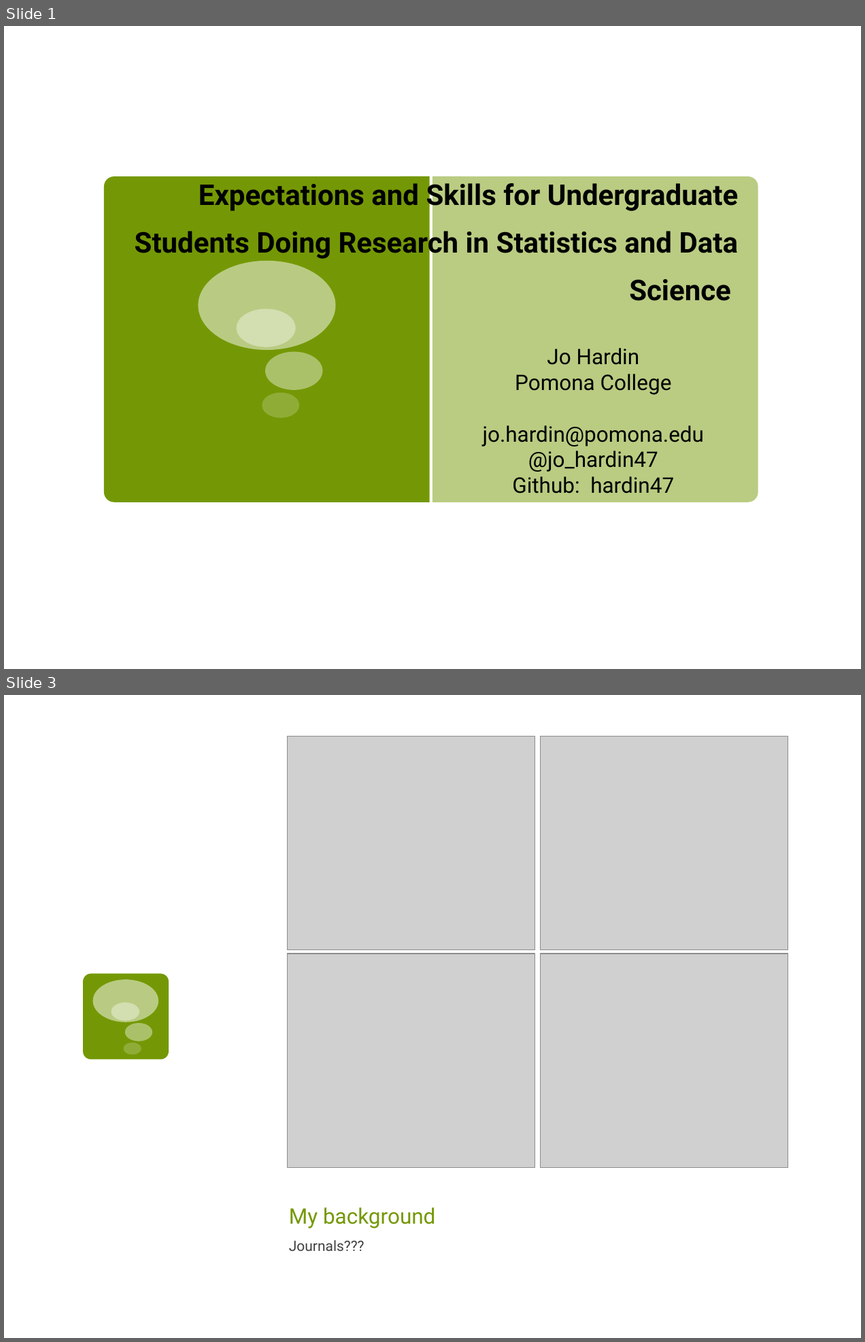
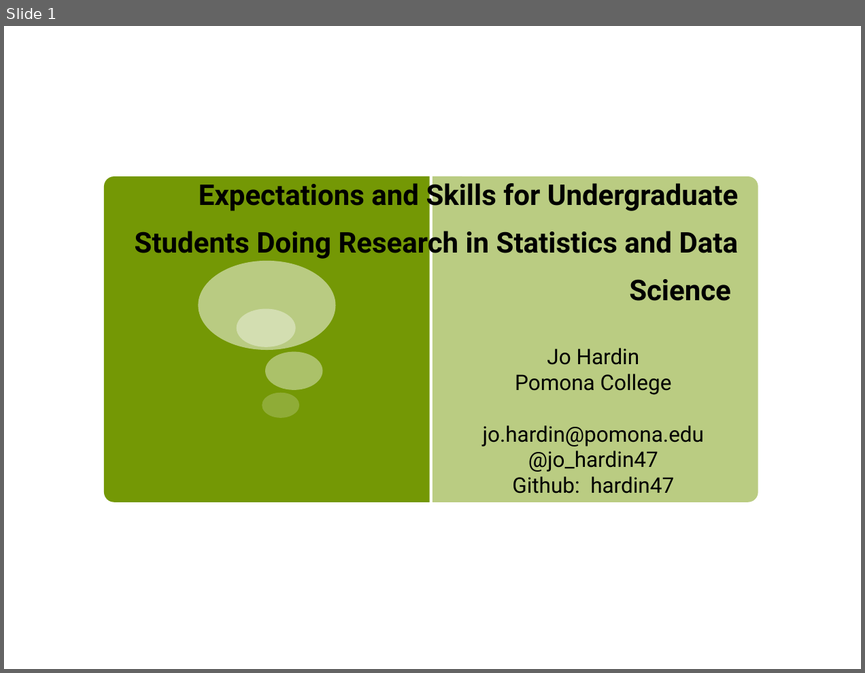
Before and after one commit to Amherst-Statistics/Modernizing-Undergrad-Stat-Curric, a slide deck: 03-hardin/skillsForResearch_JSM17_JoHardin.pptx. Shown one above the other, each under a label of ours: slides 1 and 3 before the commit, slide 1 after it; the slides between them are not shown. The pictures are 865x1342 and 865x673 pixels, drawn with LibreOffice and Linux fonts; fonts in the diff are those of the drawing; grey boxes stand for pictures. Boxes give left, top, right and bottom in pixels: in the first picture for what was removed or moved away, otherwise in the second. Text is boxed around its words. In the diff, an @@ line names an element or a change of style, - is before the commit and + after.

```diff
--- a/03-hardin/skillsForResearch_JSM17_JoHardin.pptx
+++ b/03-hardin/skillsForResearch_JSM17_JoHardin.pptx
@@ slide 3 removed at bbox=[4, 695, 861, 1338], background #FFFFFF @@
@@ picture removed at bbox=[287, 736, 534, 949] @@
@@ picture removed at bbox=[541, 736, 788, 949] @@
@@ picture removed at bbox=[287, 953, 534, 1166] @@
@@ picture removed at bbox=[541, 953, 788, 1166] @@
@@ group removed at bbox=[83, 974, 169, 1059]: 4 ellipses, 1 rounded rectangle @@
@@ title removed at bbox=[289, 1207, 435, 1228] @@
-My background
@@ text removed at bbox=[289, 1240, 364, 1251] @@
-Journals???
```
Also in this commit, not shown: 3 slides changed, 5 slides added, 1 other slide removed.
